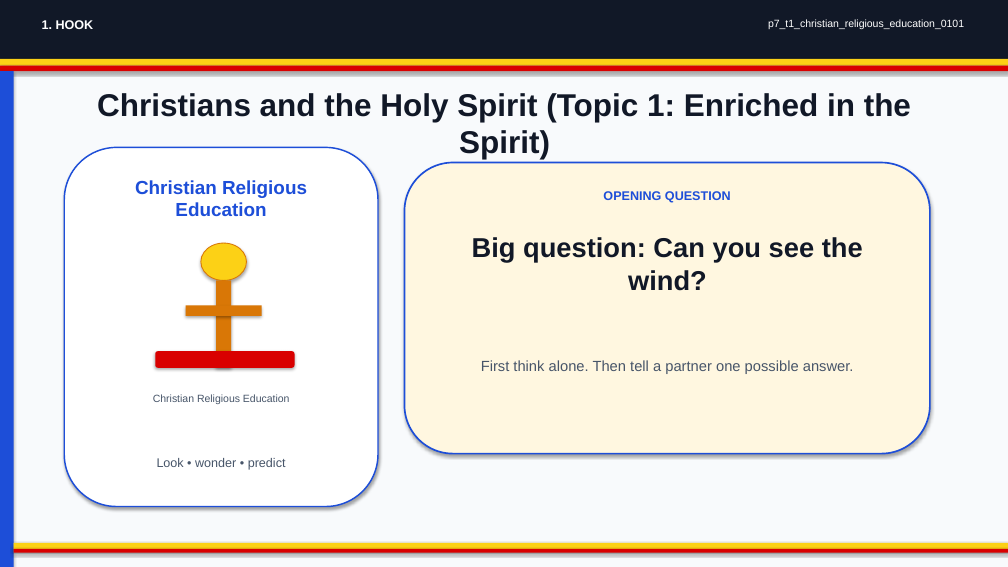
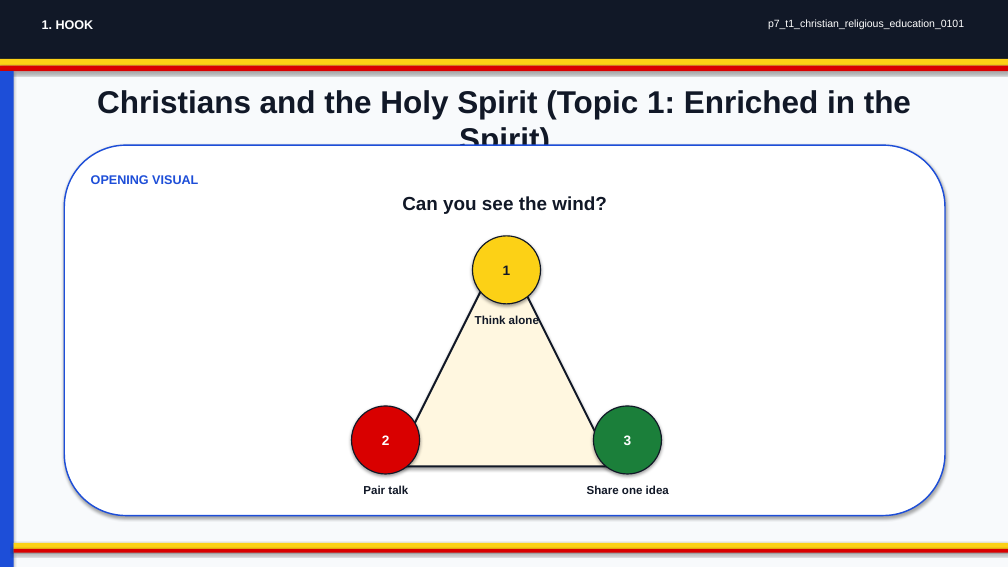
Before and after one commit to yousunjung84-edu/uganda-p7-mvp-20260629, a slide deck: slide 1 of uganda-p7-mvp/p7_t1_christian_religious_education_0101/p7_t1_christian_religious_education_0101.pptx. Drawn at 1008x567 pixels with LibreOffice and Linux fonts; fonts in the diff are those of the drawing. Boxes give left, top, right and bottom in pixels: in the first picture for what was removed or moved away, otherwise in the second. Text is boxed around its words. In the diff, an @@ line names an element or a change of style, - is before the commit and + after.

Commit message:
Upgrade decks to infographic-first slides

```diff
--- a/uganda-p7-mvp/p7_t1_christian_religious_education_0101/p7_t1_christian_religious_education_0101.pptx
+++ b/uganda-p7-mvp/p7_t1_christian_religious_education_0101/p7_t1_christian_religious_education_0101.pptx
@@ rounded rectangle "OPENING VISUAL": place and size @@
-rounded rectangle "OPENING VISUAL" at bbox=[64, 147, 378, 507]
+rounded rectangle "OPENING VISUAL" at bbox=[64, 145, 945, 516]
@@ rounded rectangle "OPENING VISUAL" at bbox=[64, 145, 945, 516]: outline #1D4ED8 1.4 pt to #1D4ED8 1.35 pt @@
@@ text in rounded rectangle at bbox=[91, 175, 198, 184]: text changed; size 18 to 12 pt @@
-Christian Religious Education
+OPENING VISUAL
@@ rounded rectangle removed at bbox=[405, 163, 930, 454] @@
@@ text at bbox=[402, 196, 607, 214]: text changed; size 26 to 18 pt @@
-Big question: Can you see the wind?
+Can you see the wind?
@@ text removed at bbox=[603, 191, 731, 203] @@
-OPENING QUESTION
@@ ellipse added at bbox=[473, 236, 541, 304], fill #FCD116, outline #111827 1.1 pt, 13 pt, text #111827, bold @@
+1
@@ ellipse removed at bbox=[201, 243, 247, 280] @@
@@ triangle added at bbox=[393, 247, 613, 467], fill #FFF7E0, outline #111827 1.8 pt @@
@@ rectangle removed at bbox=[216, 281, 231, 368] @@
@@ rectangle removed at bbox=[186, 306, 262, 316] @@
@@ text added at bbox=[475, 315, 539, 324], 11 pt, text #111827, bold @@
+Think alone
@@ rounded rectangle removed at bbox=[155, 351, 294, 368] @@
@@ text removed at bbox=[481, 360, 854, 374] @@
-First think alone. Then tell a partner one possible answer.
@@ text removed at bbox=[153, 394, 290, 404] @@
-Christian Religious Education
@@ ellipse added at bbox=[352, 406, 420, 474], fill #D90000, outline #111827 1.1 pt, 13 pt, text #FFFFFF, bold @@
+2
@@ ellipse added at bbox=[594, 406, 662, 474], fill #1B7F3A, outline #111827 1.1 pt, 13 pt, text #FFFFFF, bold @@
+3
@@ text removed at bbox=[157, 458, 286, 470] @@
-Look • wonder • predict
@@ text added at bbox=[363, 485, 408, 494], 11 pt, text #111827, bold @@
+Pair talk
@@ text added at bbox=[587, 485, 669, 494], 11 pt, text #111827, bold @@
+Share one idea
```
Also in this commit, not shown: 4 other slides changed, 23 other files.
